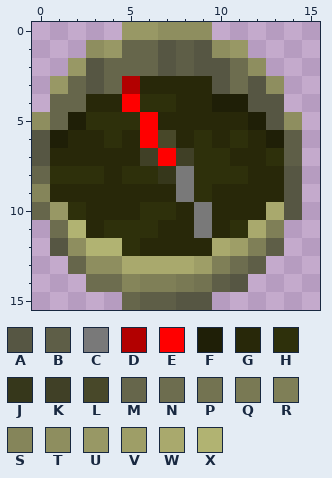
Edited in one commit: pixel-art sprite (textures/realcompass_11.png). That is the earlier state.
The file is 16x16 pixels. Colours within 5 levels of each other are drawn and written as one.
Palette (. is transparent): A #565643  B #5e5e47  C #797979  D #b20000  E #ff0000  F #1f1f07  G #282809  H #2e300b  J #36371b  K #404026  L #484829  M #66664b  N #6d6d4f  P #737351  Q #797954  R #7f7f57  S #85855a  T #8e8e5f  U #989865  V #9e9e67  W #a9a96d  X #b1b372
Pixels before, first column x 0:
 0 .....UUTTT.....
 1 ...TUMMABATU...
 2 ..UAMMMABAANT..
 3 .UMAMDGGGGANAT.
 4 .MMGGEHHGGFFAA.
 5 TMFHHHEGGGGGFAT
 6 AFGGHGELGHGHGFB
 7 AGGGGGKEKHHGGHB
 8 MHHHGHHJCHHHGGA
 9 SGGGGGGGCHGGGGA
10 MUHGGGHHGCGGGWA
11 .NXGHHHGGCGHWR.
12 .ATXXHGGGGWVRB.
13 ..MTTWWWWVRNB..
14 ...NNSRRQPBA...
15 .....MBBAA.....
After:
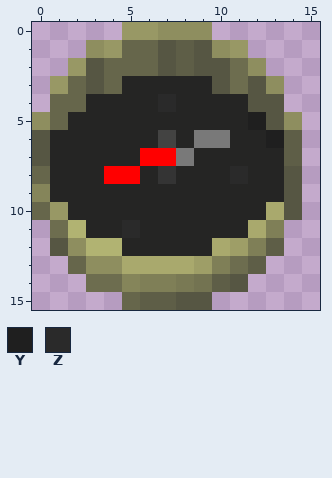
Colours new in this view: Y #1f1f1f  Z #2a2a2a
The edit:
Colour G changes from #282809 to #252524.
Colour J changes from #36371b to #343434.
Colour L changes from #484829 to #434342.
Colour G becomes colour C in row 6 at x 10.
Colour H becomes colour C in row 6 at x 9.
Colour K becomes colour C in row 7 at x 8.
Colour G becomes colour E in row 8 at x 4.
Colour H becomes colour E in row 8 at x 5.
Colour K becomes colour E in row 7 at x 6.
Colour C becomes colour G in rows 8 to 9 at x 8; in rows 10 to 11 at x 9.
Colour D becomes colour G in row 3 at x 5.
Colour E becomes colour G in row 4 at x 5; in rows 5 to 6 at x 6.
Colour F becomes colour G in row 4 at x 10 to 11; in row 5 at x 2; in row 6 at x 1.
Colour H becomes colour G in row 4 at x 6; in row 5 at x 3 to 5; in row 6 at x 4 and 11; in row 7 at x 9 to 10 and 13; in row 8 at x 1 to 3, 6 and 9 to 10; in row 9 at x 9.
Colour H becomes colour G in row 10 at x 2 and 6 to 7; in row 11 at x 4, 6 and 11; in row 12 at x 5.
Colour F becomes colour Y in row 5 at x 12; in row 6 at x 13.
Colour H becomes colour Z in row 4 at x 7; in row 8 at x 11; in row 11 at x 5.
Changed places in both pictures, as pixel boxes (x1, y1, x2, y2):
changed: (50, 76, 284, 256)
